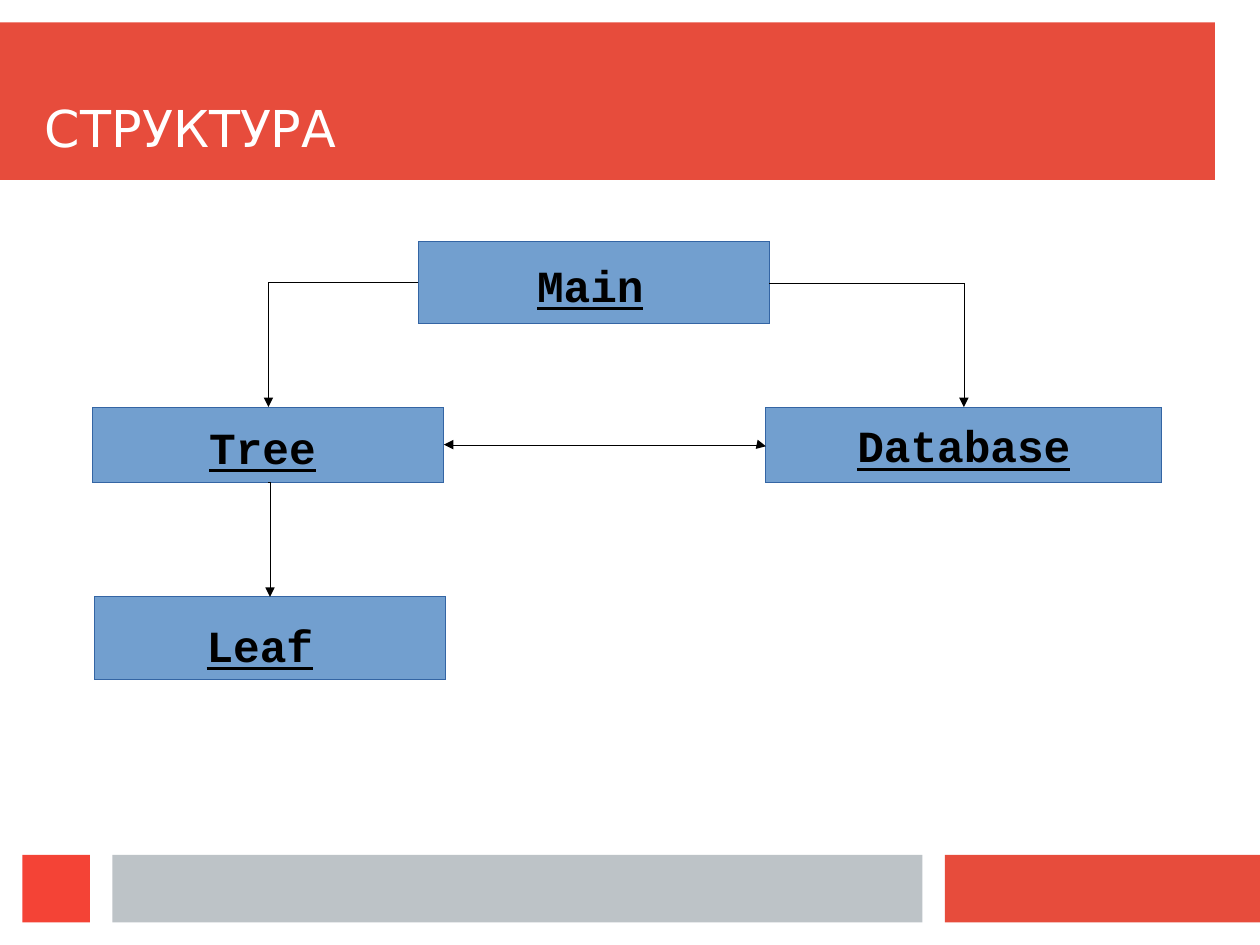
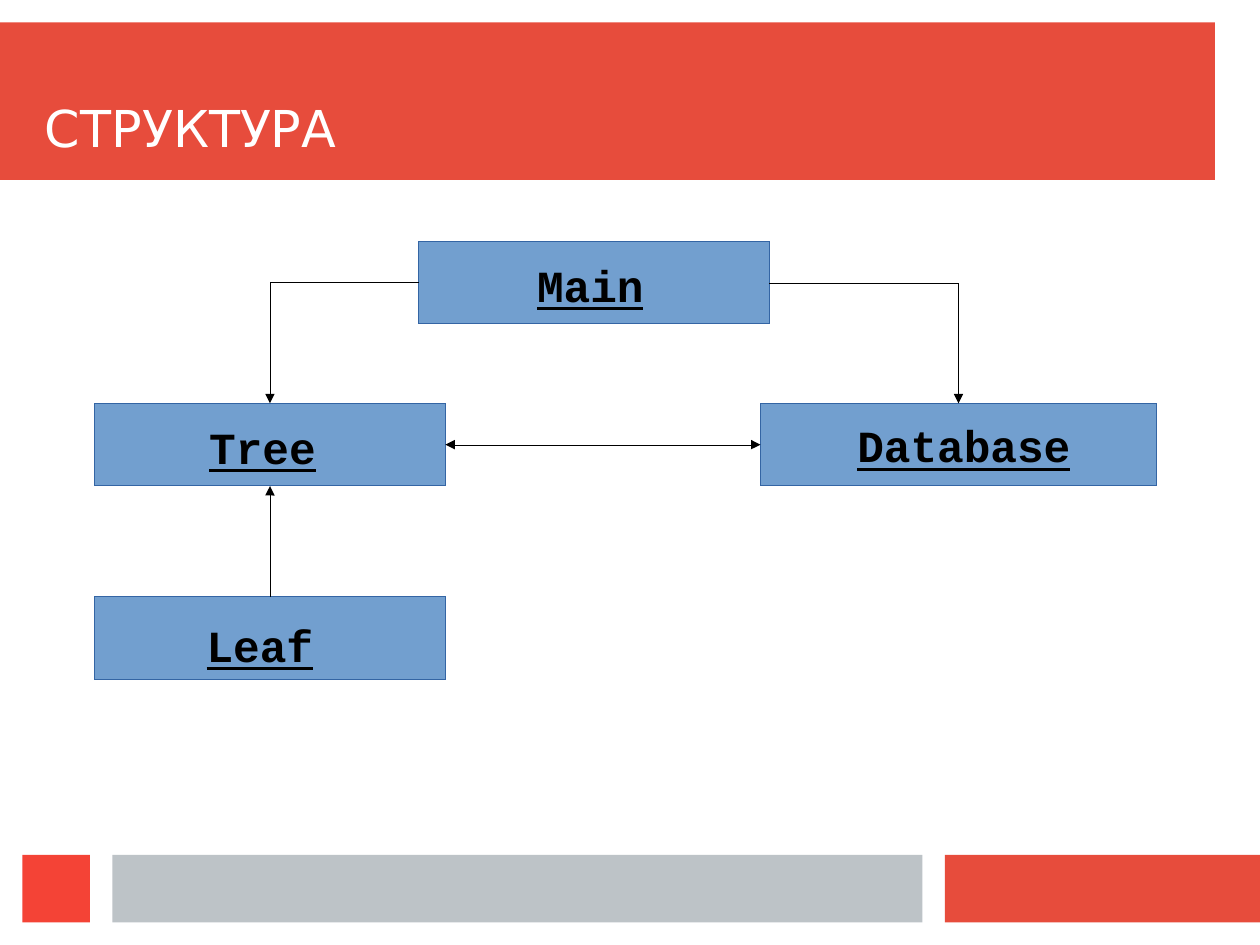
Before and after one commit to Chekist322/Android_OpenCV_TreeRecognition, a slide deck: slide 4 of SummerSchool.odp. Drawn at 1260x945 pixels with LibreOffice and Linux fonts; fonts in the diff are those of the drawing. Boxes give left, top, right and bottom in pixels: in the first picture for what was removed or moved away, otherwise in the second. Text is boxed around its words. In the diff, an @@ line names an element or a change of style, - is before the commit and + after.

```diff
--- a/SummerSchool.odp
+++ b/SummerSchool.odp
@@ elbow arrow moved from (418, 282) - (269, 407) to (418, 282) - (270, 404) @@
@@ elbow arrow moved from (769, 282) - (964, 407) to (769, 282) - (959, 404) @@
@@ freeform shape removed at (93,407,444,483) @@
@@ rectangle added at (95,404,446,486), fill #729FCF, outline #3465A4 0 pt @@
@@ rectangle added at (760,404,1156,486), fill #729FCF, outline #3465A4 0 pt @@
@@ freeform shape removed at (766,407,1162,483) @@
@@ elbow double arrow moved from (444, 445) - (766, 446) to (446, 445) - (760, 445) @@
@@ elbow arrow moved from (269, 483) - (270, 597) to (270, 597) - (270, 486) @@
```
Also in this commit, not shown: 10 other slides changed, 1 slide added, 23 other files.
